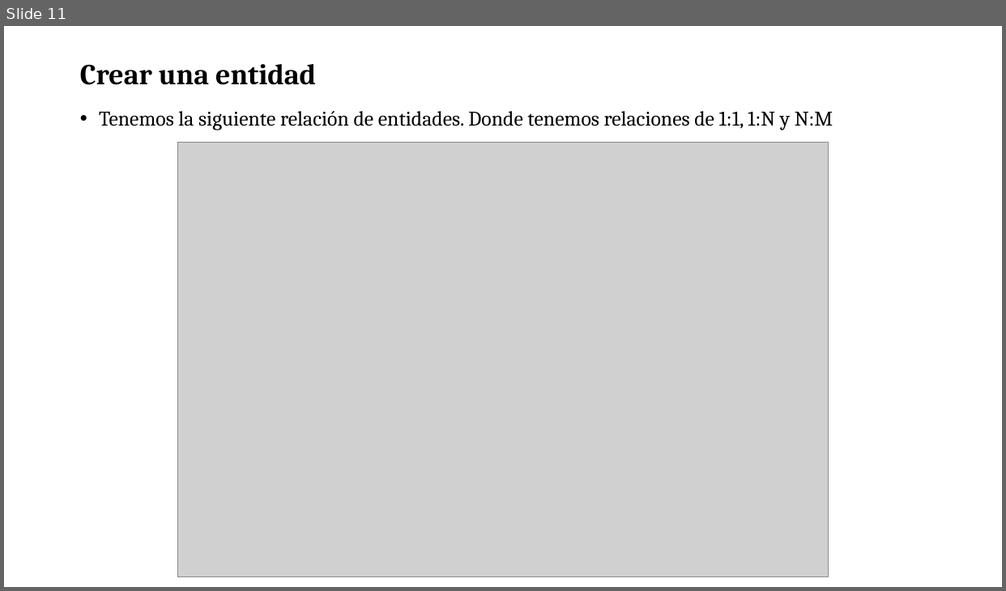
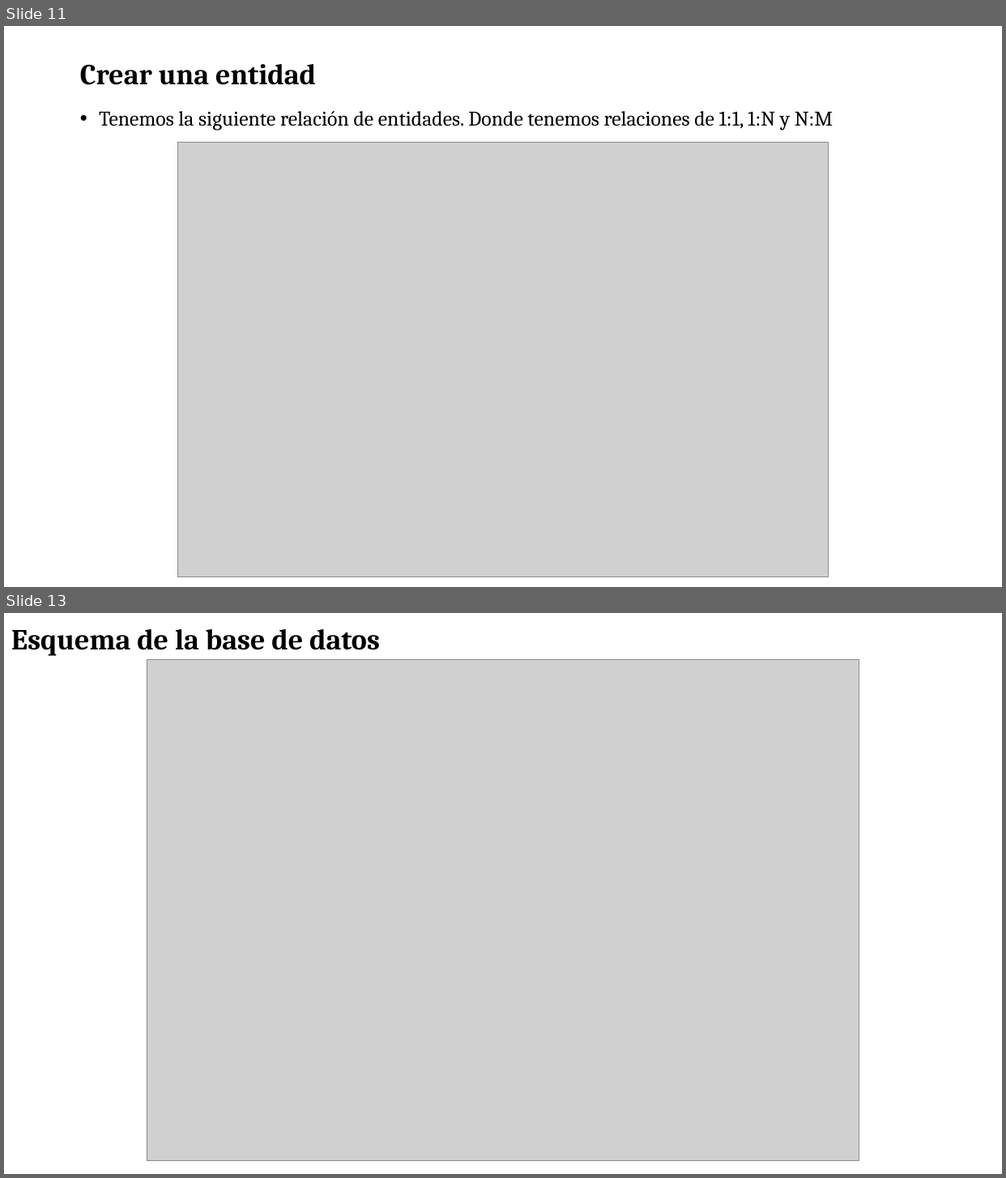
Before and after one commit to soycperez/jpa-concepts, a slide deck: JPA.pptx. Shown one above the other, each under a label of ours: slide 11 before the commit, slides 11 and 13 after it; the slides between them are not shown. The pictures are 1006x591 and 1006x1178 pixels, drawn with LibreOffice and Linux fonts; fonts in the diff are those of the drawing; grey boxes stand for pictures; background and template pictures are left out. Boxes give left, top, right and bottom in pixels: in the first picture for what was removed or moved away, otherwise in the second. Text is boxed around its words. In the diff, an @@ line names an element or a change of style, - is before the commit and + after.

```diff
--- a/JPA.pptx
+++ b/JPA.pptx
@@ slide 13 added at [4,613,1002,1174], background picture (left out) @@
@@ title added at [11,629,380,656], 28 pt, text #000000, bold @@
+Esquema de la base de datos
@@ picture added at [147,659,859,1161] @@
```
Also in this commit, not shown: 1 other slide added, 1 slide removed.
